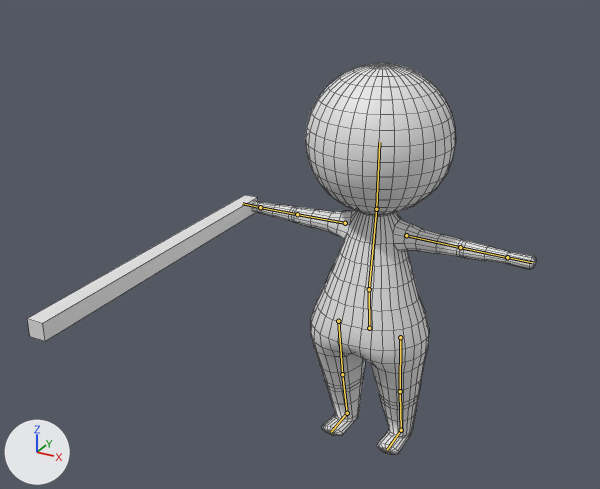
The Blender file Assets/models/my_char.blend, before and after one commit.
The view is the same before and after, from a 50 mm camera at (4.26, -9.84, 6.03) aimed at (-0.36, -1.44, 1.83). Every picture has the same lights, and +X, +Y and +Z are marked at lower left. The bones that bend it are drawn over the model as lines. Mesh edges are drawn as thin lines.
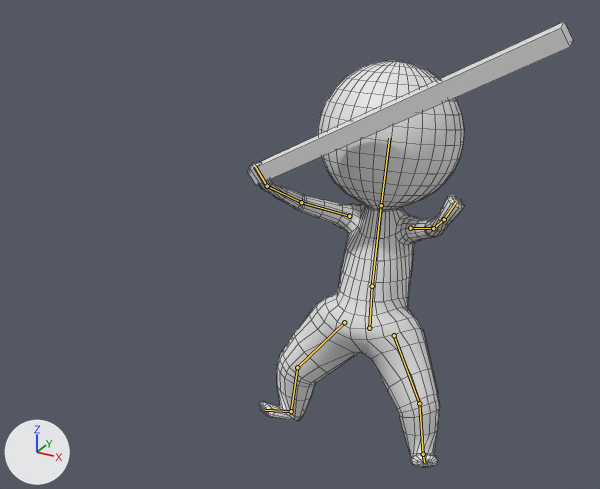
The newer file adds an action. The first version stands in its rest pose; the second is drawn at frame 1 of the action 'climb_hold'.

Pixel boxes [x1, y1, x2, y2] of what changed, in the pictures (600 x 489 px):
'Cylinder', posed (24% narrower): before [252, 63, 536, 455]; after [248, 61, 465, 468]
'Cube', posed (41% wider, 12% taller): before [27, 195, 258, 341]; after [247, 22, 573, 185]
bone 'Back.Lower', root to tip: before (369, 328) to (369, 289); after (369, 328) to (372, 286)
bone 'Back.Upper', root to tip: before (369, 289) to (376, 209); after (372, 286) to (381, 205)
bone 'Head', root to tip: before (376, 209) to (379, 142); after (381, 205) to (389, 138)
bone 'Arm.Upper.L', root to tip: before (406, 235) to (460, 247); after (410, 228) to (433, 228)
bone 'Arm.Lower.L', root to tip: before (460, 247) to (507, 257); after (433, 228) to (444, 219)
bone 'Arm.Hand.L', root to tip: before (507, 257) to (532, 262); after (444, 219) to (456, 202)
bone 'Arm.Upper.R', root to tip: before (345, 223) to (297, 214); after (349, 216) to (301, 202)
bone 'Arm.Lower.R', root to tip: before (297, 214) to (260, 207); after (301, 202) to (267, 186)
bone 'Arm.Hand.R', root to tip: before (260, 207) to (242, 203); after (267, 186) to (255, 166)
bone 'Leg.Upper.L', root to tip: before (400, 337) to (400, 391); after (394, 335) to (419, 403)
bone 'Leg.Lower.L', root to tip: before (400, 391) to (401, 430); after (419, 403) to (423, 454)
bone 'Leg.Foot.L', root to tip: before (401, 430) to (387, 450); after (423, 454) to (424, 462)
bone 'Leg.Upper.R', root to tip: before (338, 321) to (342, 374); after (344, 322) to (297, 367)
bone 'Leg.Lower.R', root to tip: before (342, 374) to (347, 413); after (297, 367) to (291, 411)
bone 'Leg.Foot.R', root to tip: before (347, 413) to (331, 432); after (291, 411) to (265, 410)

The change in detail:
Bone 'Back.Lower' (bone_back_lower) turns from (0, 0, 0) to (-9, 0, 0) degrees about its own x, y and z.
Bone 'Back.Upper' (bone_back_upper) turns from (0, 0, 0) to (7, 0, 0) degrees about its own x, y and z.
Bone 'Head' (bone_head) turns from (0, 0, 0) to (-10, 0, 0) degrees about its own x, y and z.
Bone 'Arm.Upper.L' (bone_arm_upper_l) moves from (0.0, 0.0, 0.0) to (-0.061, -0.002, 0.0).
Bone 'Arm.Upper.L' (bone_arm_upper_l) turns from (0, 0, 0) to (46, -22, 8) degrees about its own x, y and z.
Bone 'Arm.Lower.L' (bone_arm_lower_l) turns from (0, 0, 0) to (8, 1, -13) degrees about its own x, y and z.
Bone 'Arm.Hand.L' (bone_arm_hand_l) turns from (0, 0, 0) to (41, -36, -8) degrees about its own x, y and z.
Bone 'Arm.Upper.R' (bone_arm_upper_r) moves from (0.0, 0.0, 0.0) to (0.061, -0.002, 0.0).
Bone 'Arm.Upper.R' (bone_arm_upper_r) turns from (0, 0, 0) to (46, 22, -8) degrees about its own x, y and z.
Bone 'Arm.Lower.R' (bone_arm_lower_r) turns from (0, 0, 0) to (8, -1, 13) degrees about its own x, y and z.
Bone 'Arm.Hand.R' (bone_arm_hand_r) turns from (0, 0, 0) to (41, 36, 8) degrees about its own x, y and z.
Bone 'Leg.Upper.L' (bone_leg_upper_l) moves from (0.0, 0.0, 0.0) to (0.1, 0.002, 0.0).
Bone 'Leg.Upper.L' (bone_leg_upper_l) turns from (0, 0, 0) to (37, -52, 9) degrees about its own x, y and z.
Bone 'Leg.Lower.L' (bone_leg_lower_l) turns from (0, 0, 0) to (0, 0, -33) degrees about its own x, y and z.
Bone 'Leg.Foot.L' (bone_leg_foot_l) turns from (0, 0, 0) to (13, -10, -28) degrees about its own x, y and z.
Bone 'Leg.Upper.R' (bone_leg_upper_r) moves from (0.0, 0.0, 0.0) to (-0.1, 0.002, 0.0).
Bone 'Leg.Upper.R' (bone_leg_upper_r) turns from (0, 0, 0) to (37, 52, -9) degrees about its own x, y and z.
Bone 'Leg.Lower.R' (bone_leg_lower_r) turns from (0, 0, 0) to (0, 0, 33) degrees about its own x, y and z.
Bone 'Leg.Foot.R' (bone_leg_foot_r) turns from (0, 0, 0) to (13, 10, 28) degrees about its own x, y and z.
